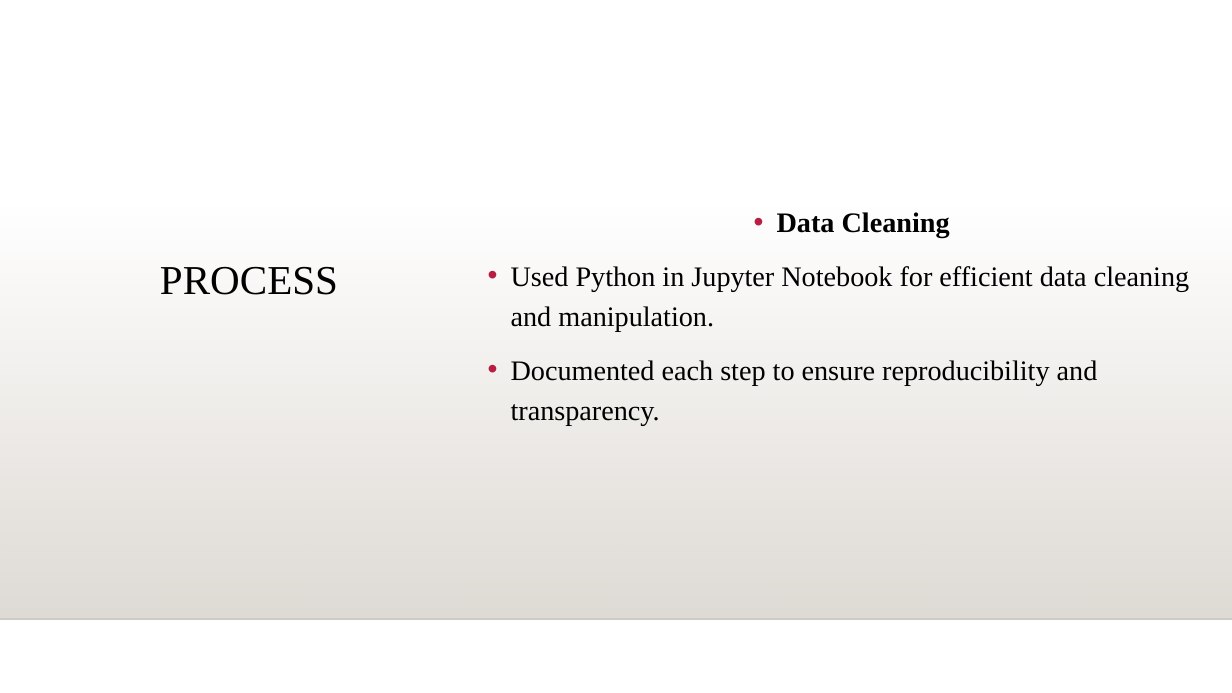
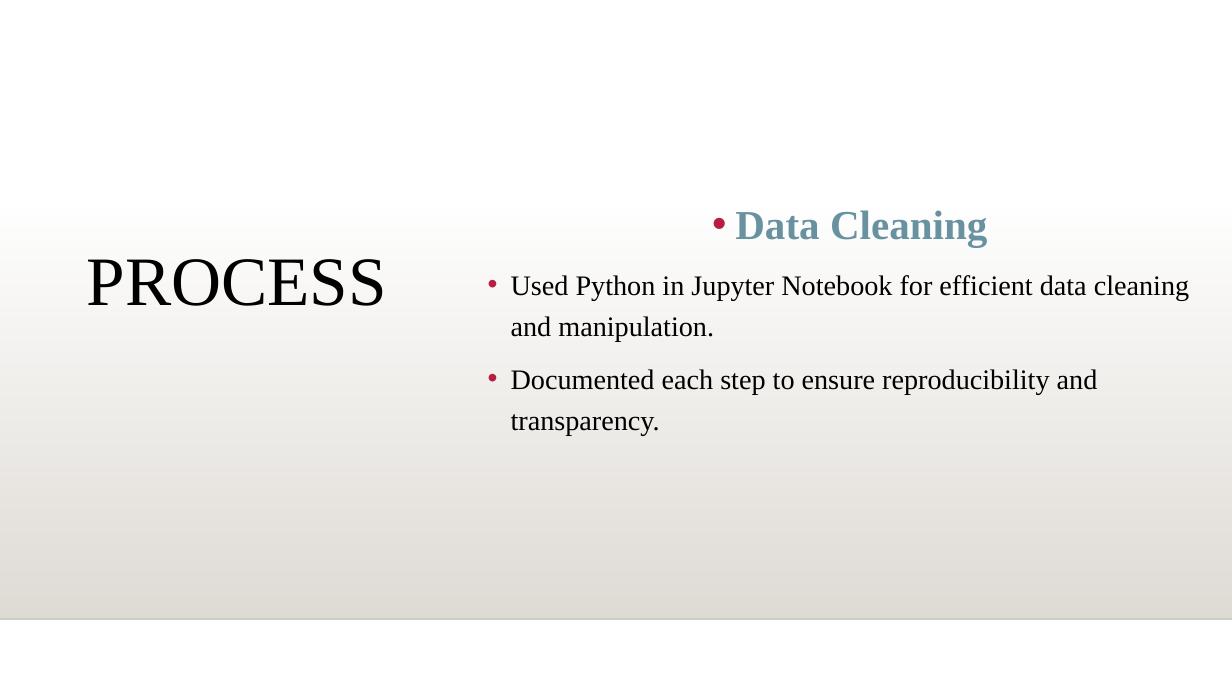
Before and after one commit to y4611676/Unanimous-Project, a slide deck: slide 6 of Analyze_project/Bike_Share/How_Does_a_Bike_Share_Navigate_Speedy_Success.pptx. Drawn at 1232x693 pixels with LibreOffice and Linux fonts; fonts in the diff are those of the drawing; background and template pictures are left out. Boxes give left, top, right and bottom in pixels: in the first picture for what was removed or moved away, otherwise in the second. Text is boxed around its words. In the diff, an @@ line names an element or a change of style, - is before the commit and + after.

```diff
--- a/Analyze_project/Bike_Share/How_Does_a_Bike_Share_Navigate_Speedy_Success.pptx
+++ b/Analyze_project/Bike_Share/How_Does_a_Bike_Share_Navigate_Speedy_Success.pptx
@@ title "PROCESS": place and size @@
-title "PROCESS" at <box>160,266,338,295</box>
+title "PROCESS" at <box>87,259,387,306</box>
@@ title "PROCESS" at <box>87,259,387,306</box>: size 32 to 54 pt @@
@@ text at <box>735,210,987,247</box>: size 22 to 32 pt, text colour #000000 to #6892A0 in "Data Cleaning" @@
```
Also in this commit, not shown: 13 other slides changed, 1 slide added, 3 other files.
